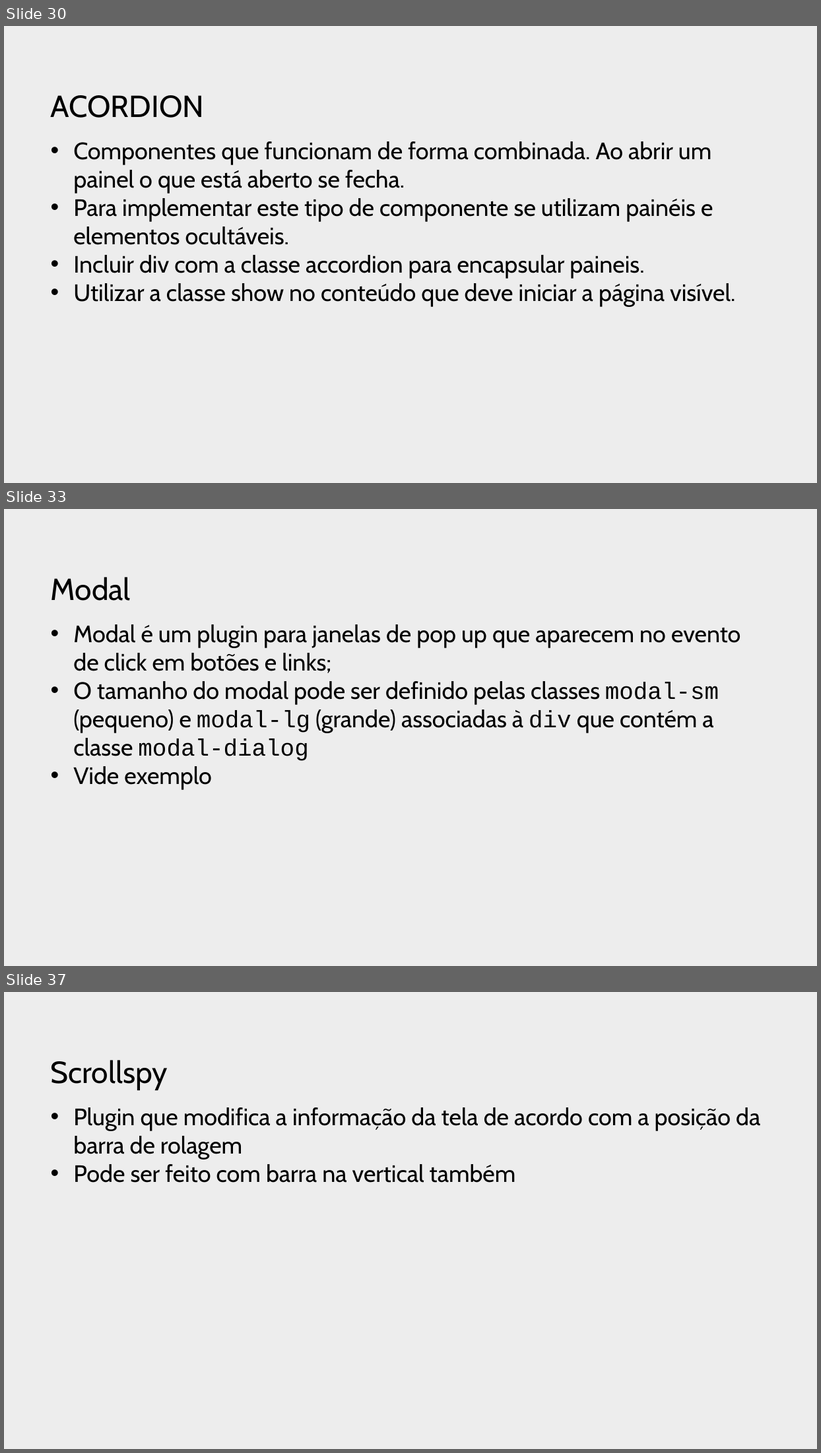
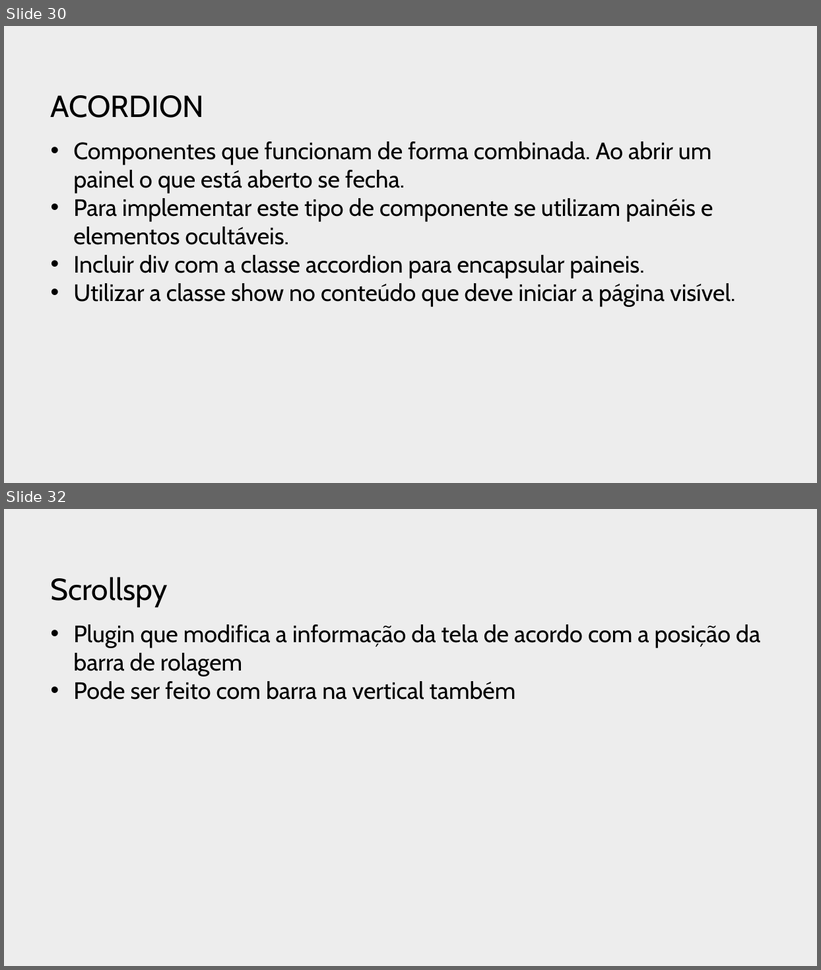
Before and after one commit to profJulioMomente/LTP2_3SI, a slide deck: 2018/2018.05.08-TheFoundations-BootStrap.pptx. Shown one above the other, each under a label of ours: slides 30, 33 and 37 before the commit, slides 30 and 32 after it; the slides between them are not shown. The pictures are 821x1453 and 821x970 pixels, drawn with LibreOffice and Linux fonts; fonts in the diff are those of the drawing; background and template pictures are left out. Boxes give left, top, right and bottom in pixels: in the first picture for what was removed or moved away, otherwise in the second. Text is boxed around its words. In the diff, an @@ line names an element or a change of style, - is before the commit and + after.

```diff
--- a/2018/2018.05.08-TheFoundations-BootStrap.pptx
+++ b/2018/2018.05.08-TheFoundations-BootStrap.pptx
@@ slide 33 removed at (4,509,817,966), background picture (left out) @@
@@ title removed at (51,577,131,601) @@
-Modal
@@ text removed at (73,625,741,790) @@
-• Modal é um plugin para janelas de pop up que aparecem no evento de click em botões e links;
-• O tamanho do modal pode ser definido pelas classes modal-sm (pequeno) e modal-lg (grande) associadas à div que contém a classe modal-dialog
-• Vide exemplo
@@ what was slide 37 is now slide 32 @@
```
Also in this commit, not shown: 2 slides changed, 3 slides added, 5 other slides removed, 3 other files.
